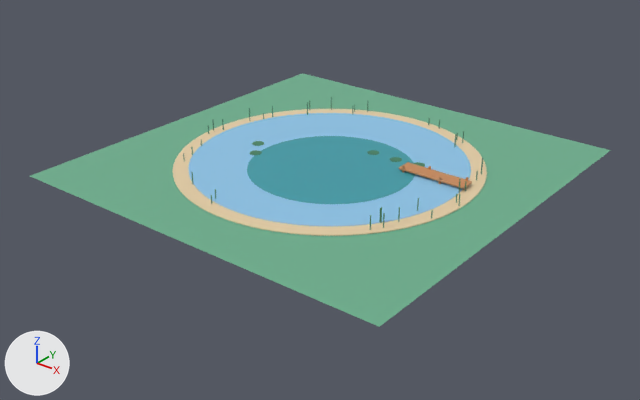
One commit to the glTF model public/models/land_lake.glb: the scene before it, then after it.
Before and after are seen from a camera (50 mm lens) standing at (48.6, -62.2, 34.2) and looking at (0.5, -2.0, -3.1). The lights are fixed; the arrows at lower left show +X, +Y and +Z. The first picture is the older version. Where no turn or scale is listed for an object, it has been applied to the vertices. Vertices at exactly the same position are counted once.

The older version as bpy lines, for what is in view:
```python
me_land_lake_003 = bpy.data.meshes.new('land_lake.003')
me_land_lake_003.from_pydata(...)  # 2548 vertices, 4878 faces; spans x -20.0..20.0, y -20.0..20.0, z -0.8..0.8
me_land_lake_003.materials.append(mat_toy)
ob_land_lake = bpy.data.objects.new('land_lake', me_land_lake_003)
ob_land_lake.location = (0.0, 0.0, 0.8)
```
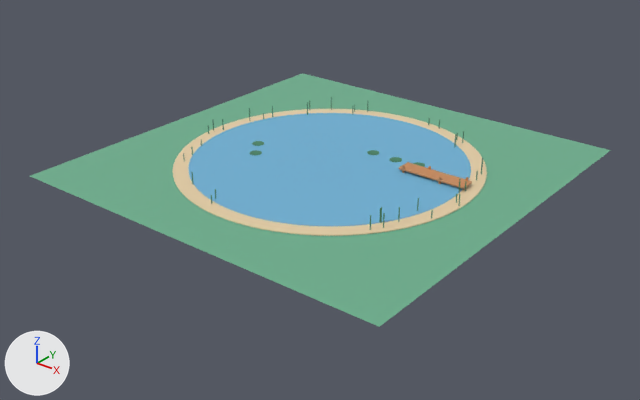
Location of each change, (x1, y1, x2, y2) in pixels of the pictures (640 x 400 px):
part 1 of me_land_lake_003, deleted (cyan): before (247, 136, 415, 204)
part 2 of me_land_lake_003, surface changed: (189, 113, 471, 226) in both

Diff of the bpy script that builds the scene:
```diff
--- a/public/models/land_lake.glb.py
+++ b/public/models/land_lake.glb.py
@@ me_land_lake_003 @@
 # used by ob_land_lake; location = (0.0, 0.0, 0.8)
-me_land_lake_003.from_pydata(...)  # 2548 vertices, 4878 faces; spans x -20.0..20.0, y -20.0..20.0, z -0.8..0.8
+me_land_lake_003.from_pydata(...)  # 2420 vertices, 4626 faces; spans x -20.0..20.0, y -20.0..20.0, z -0.8..0.8
+# me_land_lake_003 part 1: the loose piece of 128 vertices spanning x -7.0..9.0, y -9.0..7.0, z -0.8..-0.6 is deleted
+# me_land_lake_003 part 2: 304 kept faces spanning x -13.5..13.5, y -13.5..13.5, z -0.8..-0.7 get new texture (UV) coordinates
 me_land_lake_003.materials.append(mat_toy)
```
